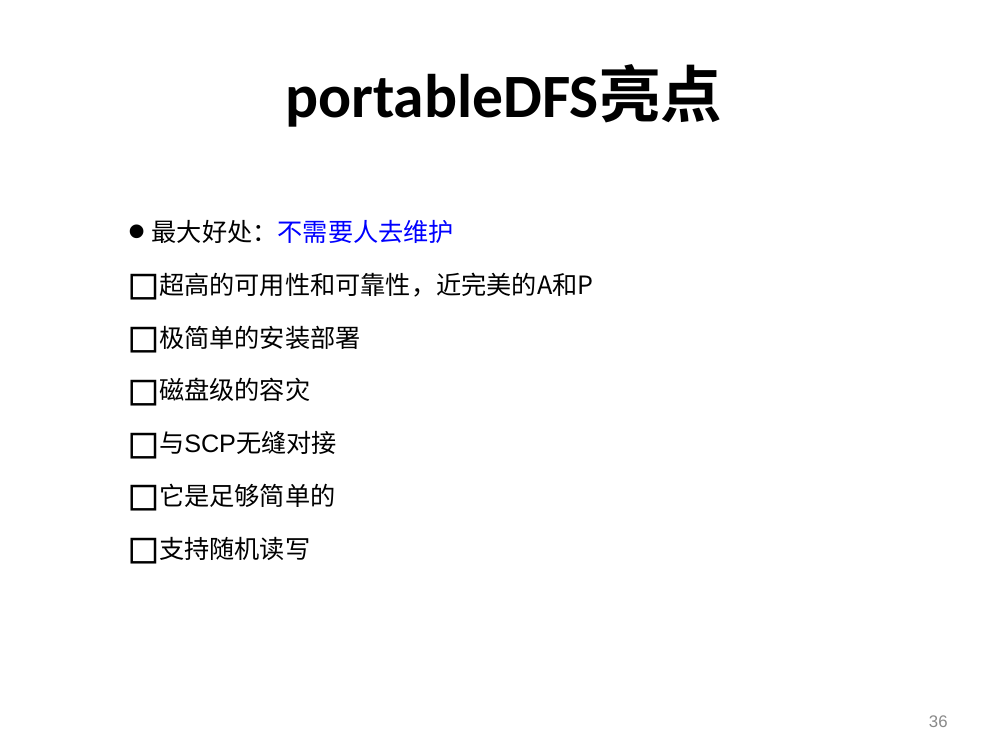
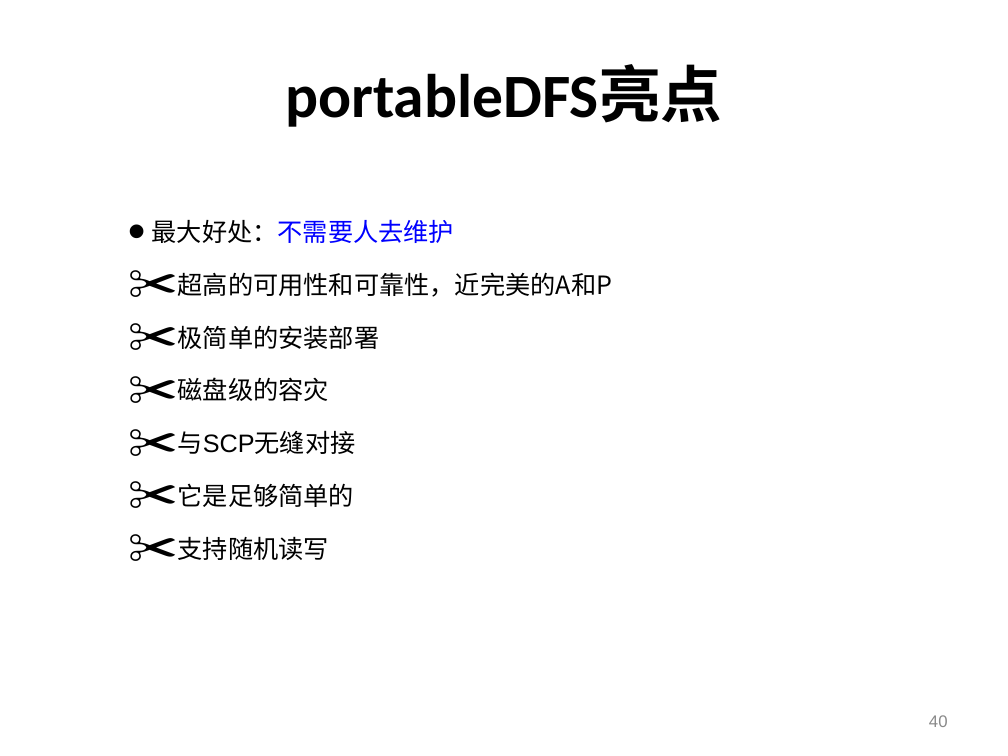
Before and after one commit to machicao2013/mooon, a slide deck: slide 40 of applications/lightfs/doc/portableDFS-可便携的分布式文件系统.ppt (slide 36 before the commit). Drawn at 1008x756 pixels with LibreOffice and Linux fonts; fonts in the diff are those of the drawing; background and template pictures are left out. Boxes give left, top, right and bottom in pixels: in the first picture for what was removed or moved away, otherwise in the second. Text is boxed around its words. In the diff, an @@ line names an element or a change of style, - is before the commit and + after.

```diff
--- a/applications/lightfs/doc/portableDFS-可便携的分布式文件系统.ppt
+++ b/applications/lightfs/doc/portableDFS-可便携的分布式文件系统.ppt
@@ bullet ◻ to ✂ in 6 elements at (178, 272, 612, 297), (178, 377, 329, 401), (178, 430, 356, 454), (178, 325, 380, 349), (178, 483, 354, 507), (178, 536, 329, 560) @@
@@ page number at (929, 715, 948, 727): text changed @@
-36
+40
```
Also in this commit, not shown: 15 other slides changed, 4 slides added, 4 other files.
